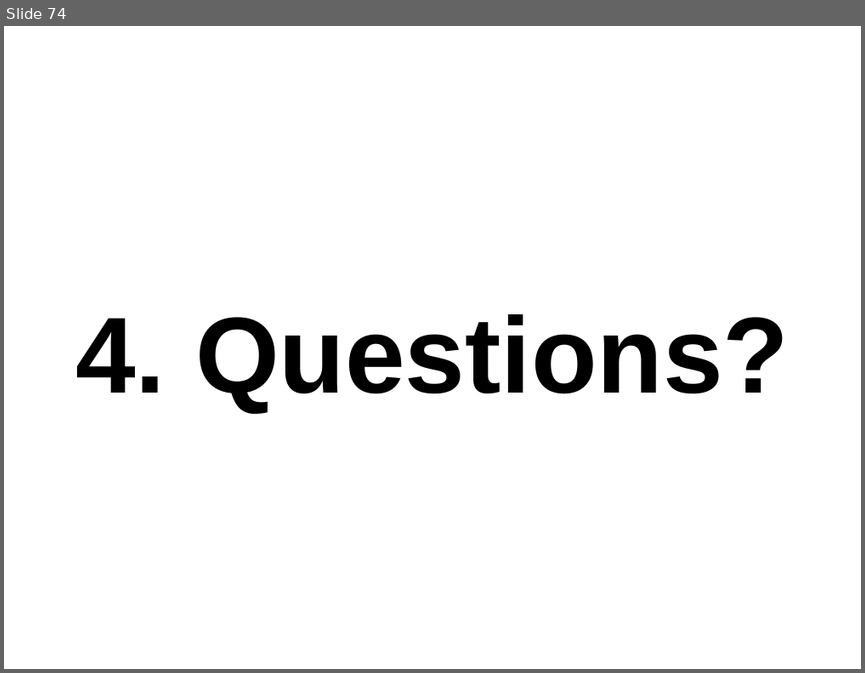
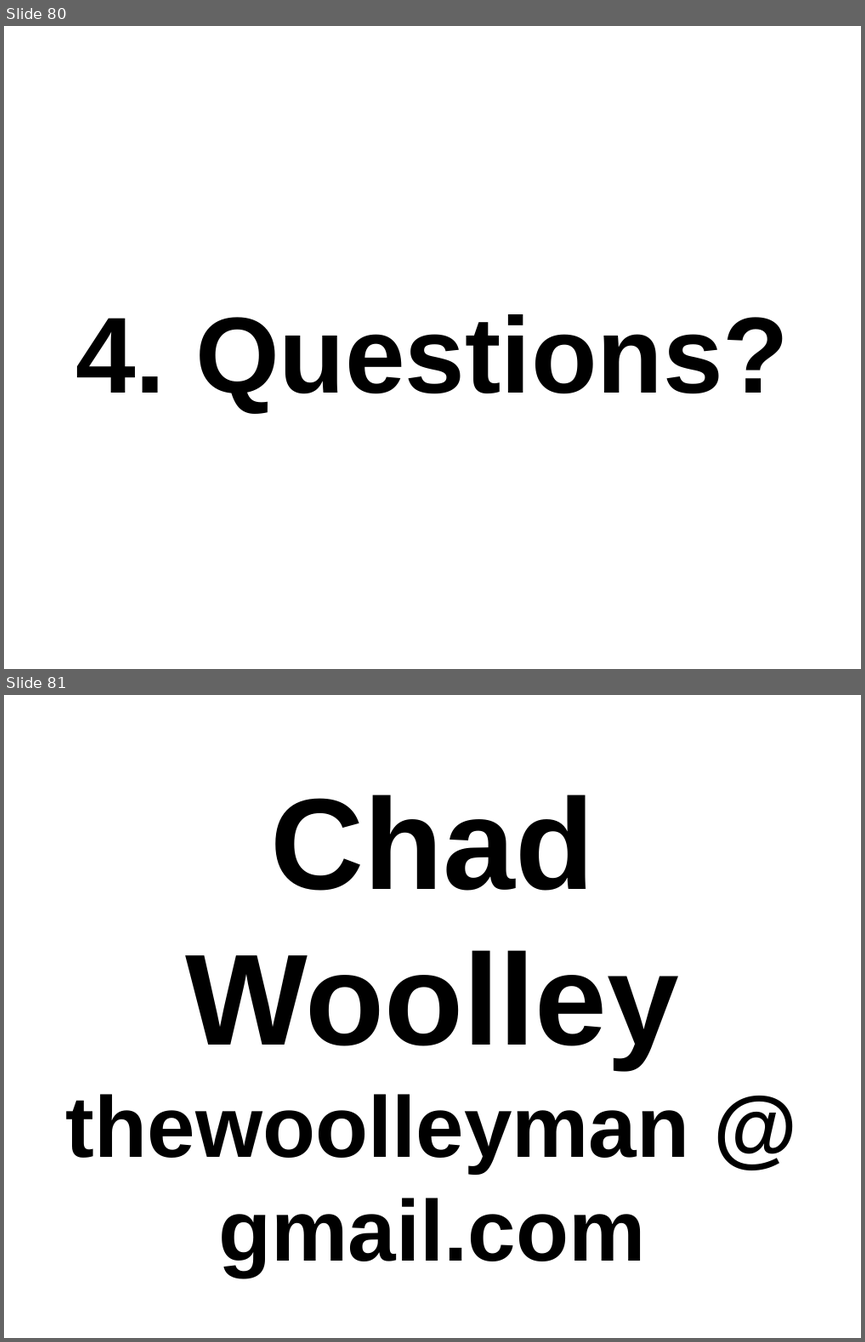
Before and after one commit to thewoolleyman/ci_for_the_rails_guy_or_gal, a slide deck: presentation/ci_for_the_web_2.0_guy_or_gal.odp. Shown one above the other, each under a label of ours: slide 74 before the commit, slides 80 and 81 after it. The pictures are 865x673 and 865x1342 pixels, drawn with LibreOffice and Linux fonts; fonts in the diff are those of the drawing. Boxes give left, top, right and bottom in pixels: in the first picture for what was removed or moved away, otherwise in the second. Text is boxed around its words. In the diff, an @@ line names an element or a change of style, - is before the commit and + after.

```diff
--- a/presentation/ci_for_the_web_2.0_guy_or_gal.odp
+++ b/presentation/ci_for_the_web_2.0_guy_or_gal.odp
@@ slide 81 added at bbox=[4, 695, 861, 1338], background #FFFFFF @@
@@ title added at bbox=[66, 794, 689, 1276], 80 pt, text #000000, bold @@
+Chad Woolley
+thewoolleyman @ gmail.com
@@ what was slide 74 is now slide 80 @@
```
Also in this commit, not shown: 6 other slides added.
